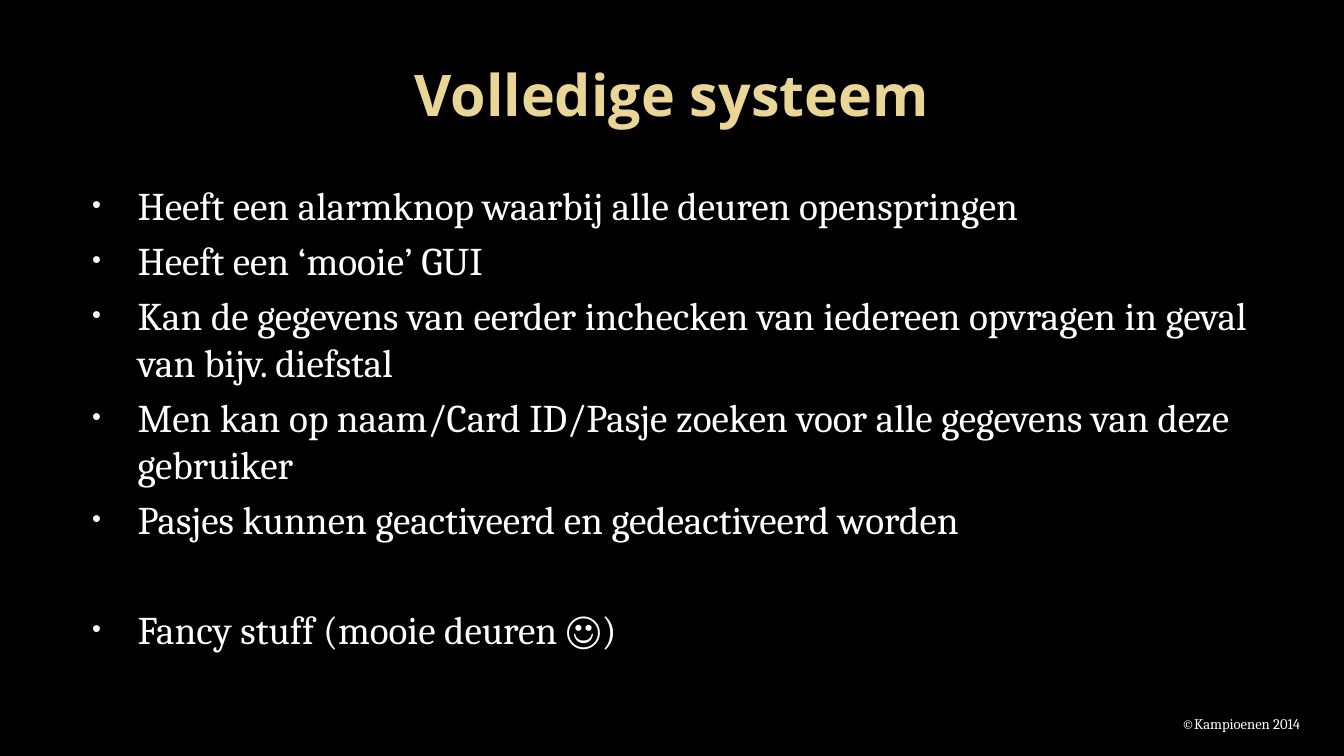
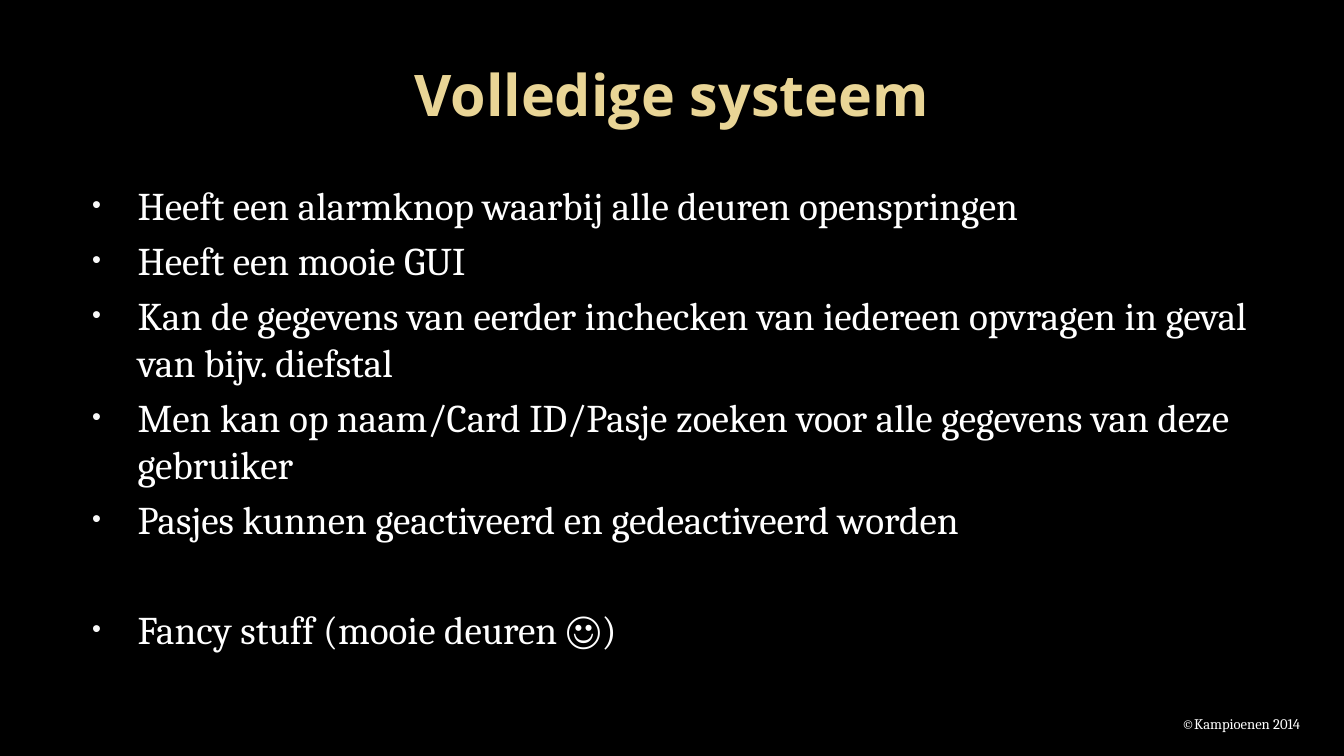
Before and after one commit to Projectgroep-18/Beveiligde-Pasjes, a slide deck: slide 11 of presentatie/Project beveiligde pasjes.pptx (slide 10 before the commit). Drawn at 1344x756 pixels with LibreOffice and Linux fonts; fonts in the diff are those of the drawing; background and template pictures are left out. Boxes give left, top, right and bottom in pixels: in the first picture for what was removed or moved away, otherwise in the second. Text is boxed around its words. In the diff, an @@ line names an element or a change of style, - is before the commit and + after.

```diff
--- a/presentatie/Project beveiligde pasjes.pptx
+++ b/presentatie/Project beveiligde pasjes.pptx
@@ text at bbox=[138, 247, 465, 276]: text changed @@
-• Heeft een ‘mooie’ GUI
+• Heeft een mooie GUI
```
Also in this commit, not shown: 5 other slides changed, 2 slides added, 1 slide removed.
